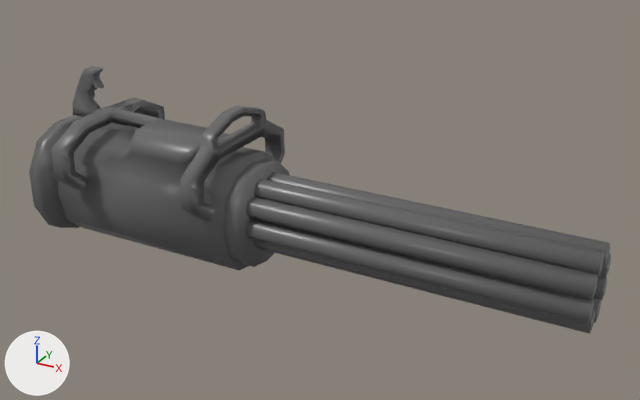
Renders of the COLLADA model modelsource/Big Boy Guns/minigun_fire_bake.dae from each side of a commit.
Before and after are seen from a camera (50 mm lens) standing at (12.86, -15.9, 8.52) and looking at (3.93, 0.32, 0.41). The axes (+X, +Y, +Z) are drawn at lower left. The lights are the same throughout. Where no turn or scale is listed for an object, it has been applied to the vertices.

Before the edit, the objects in view are built like this:
```python
me_cylinder002 = bpy.data.meshes.new('Cylinder002')
me_cylinder002.from_pydata(...)  # 389 vertices, 668 faces; spans x -3.94..10.32, y -1.98..1.99, z -1.61..2.77
me_cylinder002.materials.append(mat_cylinder002sg)  # dark grey #656565
ob_cylinder002 = bpy.data.objects.new('Cylinder002', me_cylinder002)
ob_cylinder002.location = (0.0, 0.0, 0.0)
```
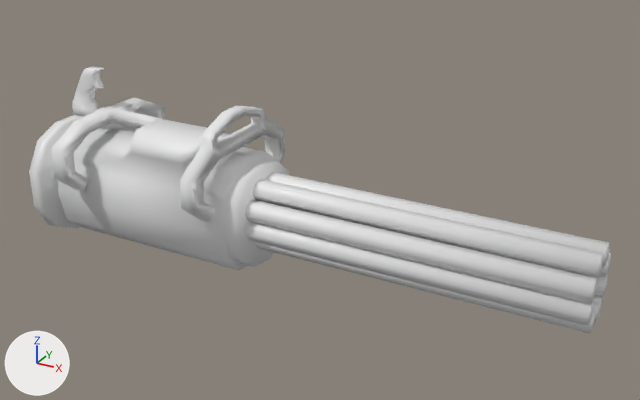
The newer file is also turned or shifted as a whole; pictures and numbers use the older file's frame.

Where the change shows, as pixel boxes [x1, y1, x2, y2] in the pictures (640 x 400 px; the box of a moved part takes in the faces that stretch with it):
part 1 of me_cylinder002, moved or reshaped
    before: [267, 172, 610, 267]
    after: [253, 179, 604, 279]
part 2 of me_cylinder002, moved or reshaped
    before: [599, 253, 611, 278]
    after: [266, 172, 609, 268]
part 3 of me_cylinder002, moved or reshaped
    before: [593, 297, 601, 323]
    after: [593, 296, 601, 322]
part 4 of me_cylinder002, moved or reshaped
    before: [254, 179, 604, 278]
    after: [245, 200, 597, 304]
part 5 of me_cylinder002, moved or reshaped
    before: [594, 277, 607, 301]
    after: [599, 253, 611, 277]
part 6 of me_cylinder002, moved or reshaped
    before: [246, 197, 598, 300]
    after: [246, 221, 594, 326]
part 7 of me_cylinder002, moved or reshaped
    before: [245, 219, 594, 324]
    after: [595, 274, 608, 298]
part 8 of me_cylinder002, moved or reshaped
    before: [253, 240, 595, 334]
    after: [254, 241, 596, 334]
part 9 of me_cylinder002, recoloured
    both: [29, 66, 289, 270]

The change, as a diff of the scene's bpy script:
```diff
--- a/modelsource/Big Boy Guns/minigun_fire_bake.dae.py
+++ b/modelsource/Big Boy Guns/minigun_fire_bake.dae.py
@@ mat_mesh @@
+mat_mesh = principled_material('mesh')
+mat_mesh.base_color = (0.8, 0.8, 0.8)  # white #e7e7e7
+mat_mesh.roughness = 0.44
@@ me_cylinder002 @@
 # used by ob_cylinder002; location = (0.0, 0.0, 0.0)
-me_cylinder002.from_pydata(...)  # 389 vertices, 668 faces; spans x -3.94..10.32, y -1.98..1.99, z -1.61..2.77
+me_cylinder002.from_pydata(...)  # 379 vertices, 668 faces; spans x -3.94..10.32, y -1.98..1.99, z -1.61..2.77
+# me_cylinder002 part 1: the loose piece of 12 vertices spanning x 2.55..10.32, y 0.06..0.54, z 0.36..0.82 is turned 49.5 degrees about the x axis through the mesh origin, in mat_mesh (white #e7e7e7)
+# me_cylinder002 part 2: the loose piece of 12 vertices spanning x 2.55..10.32, y 0.39..0.87, z -0.03..0.44 is turned 49.5 degrees about the x axis through the mesh origin, in mat_mesh (white #e7e7e7)
+# me_cylinder002 part 3: the loose piece of 12 vertices spanning x 2.55..10.32, y -0.04..0.45, z -0.84..-0.38 is turned 49.5 degrees about the x axis through its middle, then moved by (0.0, 0.05, 0.0), in mat_mesh (white #e7e7e7)
+# me_cylinder002 part 4: the loose piece of 12 vertices spanning x 2.55..10.32, y -0.45..0.04, z 0.37..0.84 is turned 49.5 degrees about the x axis through the mesh origin, in mat_mesh (white #e7e7e7)
+# me_cylinder002 part 5: the loose piece of 12 vertices spanning x 2.55..10.32, y 0.32..0.81, z -0.53..-0.06 is turned 49.5 degrees about the x axis through the mesh origin, in mat_mesh (white #e7e7e7)
+# me_cylinder002 part 6: the loose piece of 12 vertices spanning x 2.55..10.32, y -0.82..-0.33, z 0.06..0.53 is turned 49.5 degrees about the x axis through the mesh origin, in mat_mesh (white #e7e7e7)
+# me_cylinder002 part 7: the loose piece of 12 vertices spanning x 2.55..10.32, y -0.87..-0.38, z -0.44..0.03 is turned 49.5 degrees about the x axis through its middle, then moved by (0.0, 1.22, -0.04), in mat_mesh (white #e7e7e7)
+# me_cylinder002 part 8
+# 6 vertices are removed from x 2.55..10.32, y -0.46..-0.05, z -0.78..-0.35
+# 15 faces are deleted
+# 4 vertices move from x 2.55..10.32, y -0.54..-0.13, z -0.78..-0.4 to x 2.55..10.32, y -0.5..-0.13, z -0.82..-0.39
+# 6 vertices are added at (2.55, -0.13, -0.39), (10.32, -0.13, -0.39), (10.32, -0.13, -0.82), (2.55, 0.0, -0.61), (10.32, 0.0, -0.61), (10.32, -0.5, -0.61)
+# 15 new faces join them
+# me_cylinder002 part 9: 533 faces spanning x -3.94..10.32, y -1.98..1.99, z -1.61..2.77 switch from mat_cylinder002sg (dark grey #656565) to mat_mesh (white #e7e7e7)
```
